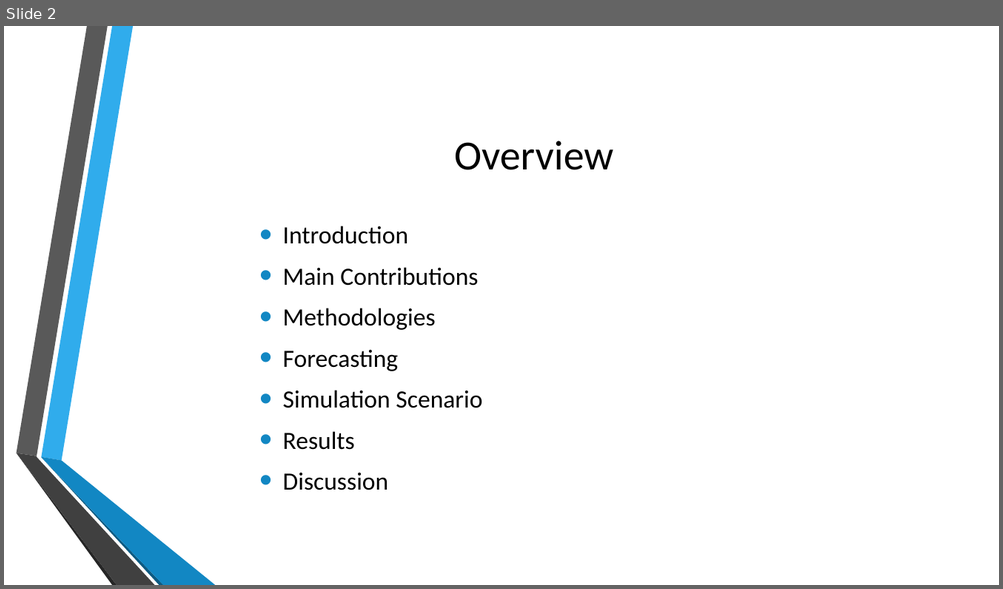
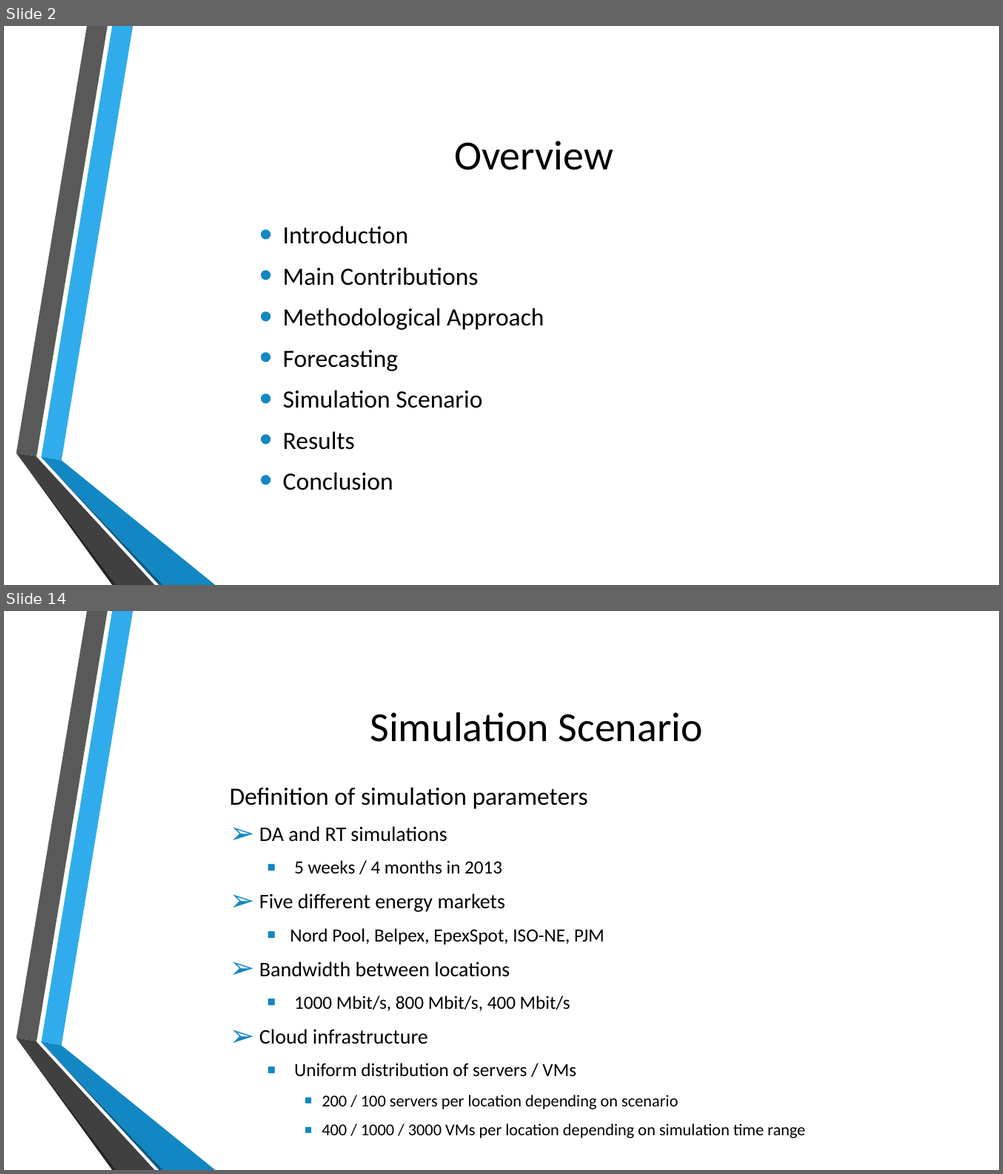
Before and after one commit to and2egg/diploma-thesis, a slide deck: Presentation/Cost aware resource management in distributed cloud data centers.pptx. Shown one above the other, each under a label of ours: slide 2 before the commit, slides 2 and 14 after it; the slides between them are not shown. The pictures are 1003x589 and 1003x1174 pixels, drawn with LibreOffice and Linux fonts; fonts in the diff are those of the drawing; background and template pictures are left out. Boxes give left, top, right and bottom in pixels: in the first picture for what was removed or moved away, otherwise in the second. Text is boxed around its words. In the diff, an @@ line names an element or a change of style, - is before the commit and + after.

```diff
--- a/Presentation/Cost aware resource management in distributed cloud data centers.pptx
+++ b/Presentation/Cost aware resource management in distributed cloud data centers.pptx
@@ slide 14 added at (x1=4, y1=611, x2=999, y2=1170), background picture (left out); not listed: 6 template elements that a slide beside it also shows @@
@@ title added at (x1=370, y1=712, x2=703, y2=742), 40 pt, text #000000 @@
+Simulation Scenario
@@ text added at (x1=230, y1=787, x2=805, y2=1139), 18 pt, text #000000 @@
+  Definition of simulation parameters
+  ➢ DA and RT simulations
+    ▪ 5 weeks / 4 months in 2013
+  ➢ Five different energy markets
+    ▪ Nord Pool, Belpex, EpexSpot, ISO-NE, PJM
+  ➢ Bandwidth between locations
+    ▪ 1000 Mbit/s, 800 Mbit/s, 400 Mbit/s
+  ➢ Cloud infrastructure
+    ▪ Uniform distribution of servers / VMs
+      ▪ 200 / 100 servers per location depending on scenario
+      ▪ 400 / 1000 / 3000 VMs per location depending on simulation time range
@@ slide 2 changed as well @@
@@ text at (x1=283, y1=308, x2=543, y2=330): text changed @@
-• Methodologies
+• Methodological Approach
@@ text at (x1=283, y1=472, x2=393, y2=491): text changed @@
-• Discussion
+• Conclusion
```
Also in this commit, not shown: 23 other slides added, 1 slide removed, 36 other files.
